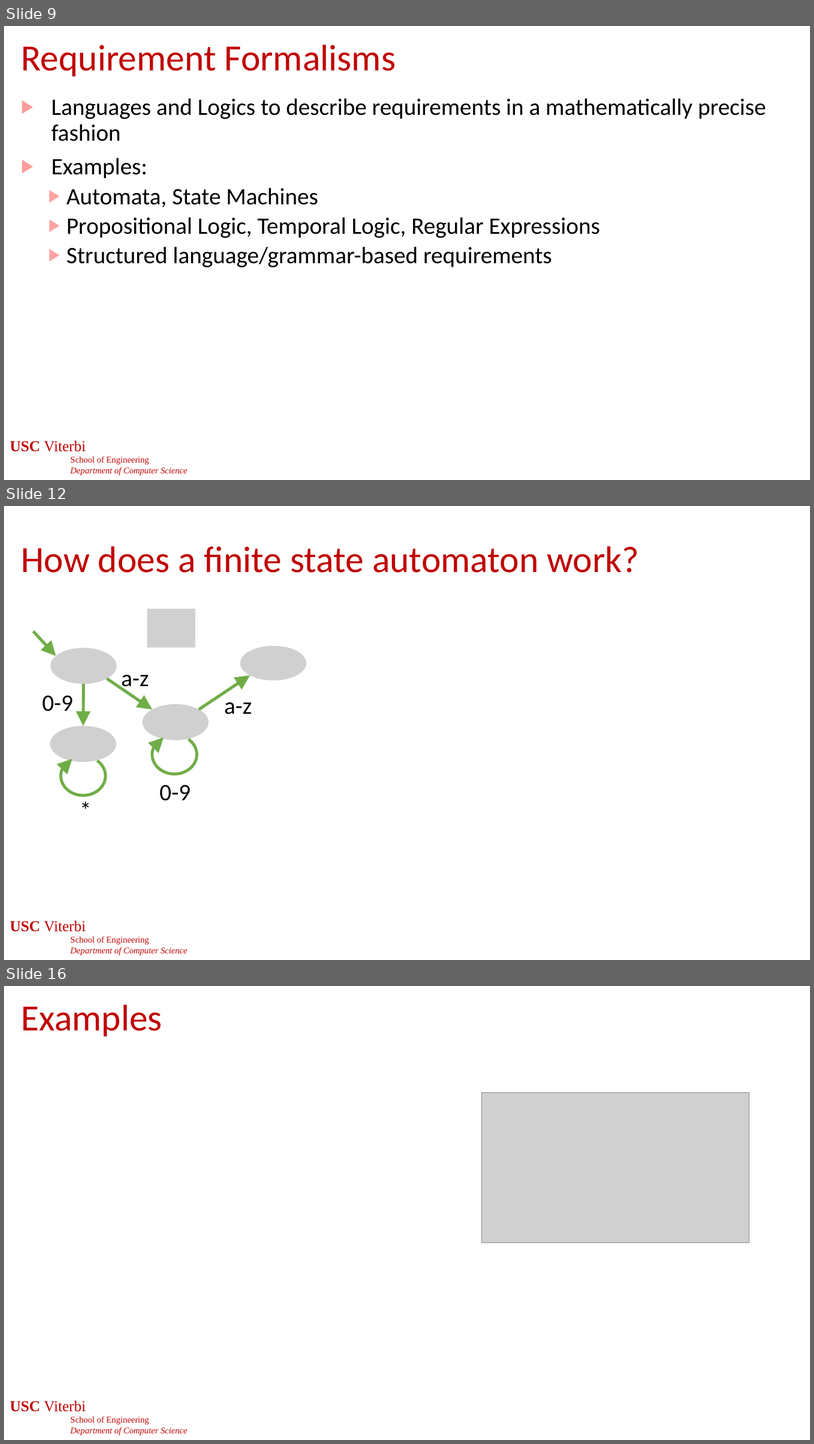
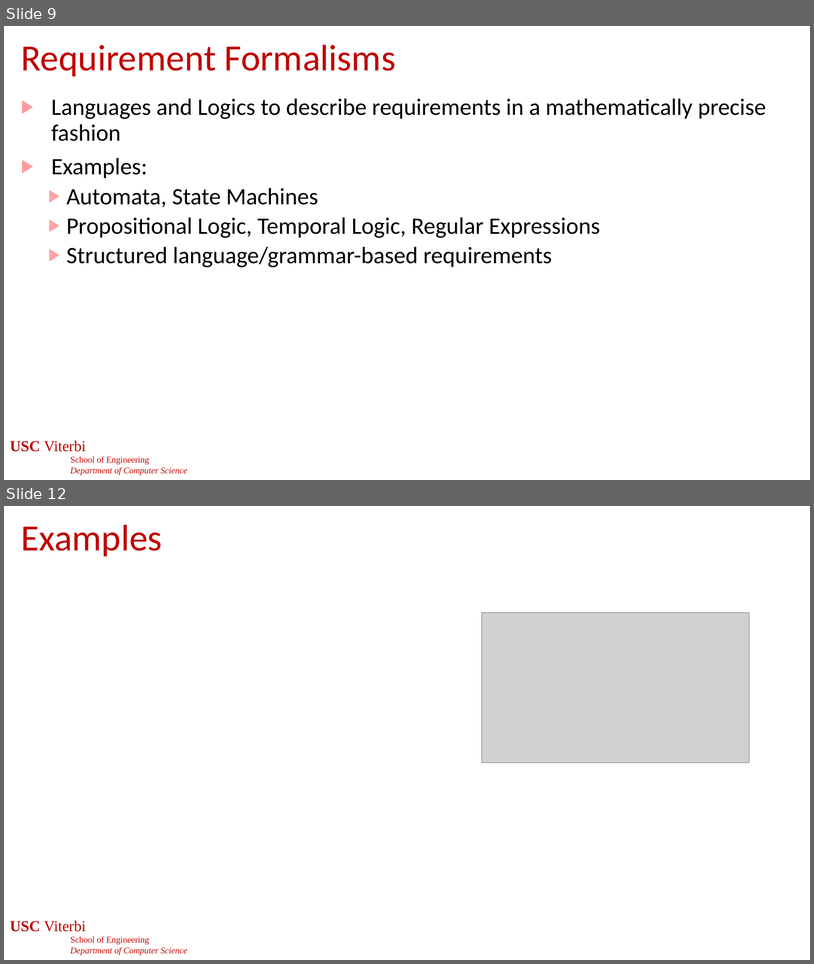
Before and after one commit to jdeshmukh/jdeshmukh.github.io, a slide deck: teaching/cs513slides/lecture6-Requirements and LTL.pptx. Shown one above the other, each under a label of ours: slides 9, 12 and 16 before the commit, slides 9 and 12 after it; the slides between them are not shown. The pictures are 814x1444 and 814x964 pixels, drawn with LibreOffice and Linux fonts; fonts in the diff are those of the drawing; grey boxes stand for pictures; background and template pictures are left out. Boxes give left, top, right and bottom in pixels: in the first picture for what was removed or moved away, otherwise in the second. Text is boxed around its words. In the diff, an @@ line names an element or a change of style, - is before the commit and + after.

```diff
--- a/teaching/cs513slides/lecture6-Requirements and LTL.pptx
+++ b/teaching/cs513slides/lecture6-Requirements and LTL.pptx
@@ slide 12 removed at (4,506,810,960), background #FFFFFF; not listed: 1 template element that a slide beside it also shows @@
@@ title removed at (21,546,639,573) @@
-How does a finite state automaton work?
@@ group removed at (33,609,306,826): 5 pictures, 5 texts, 4 arrows, 2 arc (boxed as its full ellipse)s @@
-a-z
-a-z
-0-9
-*
-0-9
@@ page number removed at (317,916,498,940) @@
-12
@@ what was slide 16 is now slide 12 @@
```
Also in this commit, not shown: 4 slides changed, 3 other slides removed, 2 other files.
